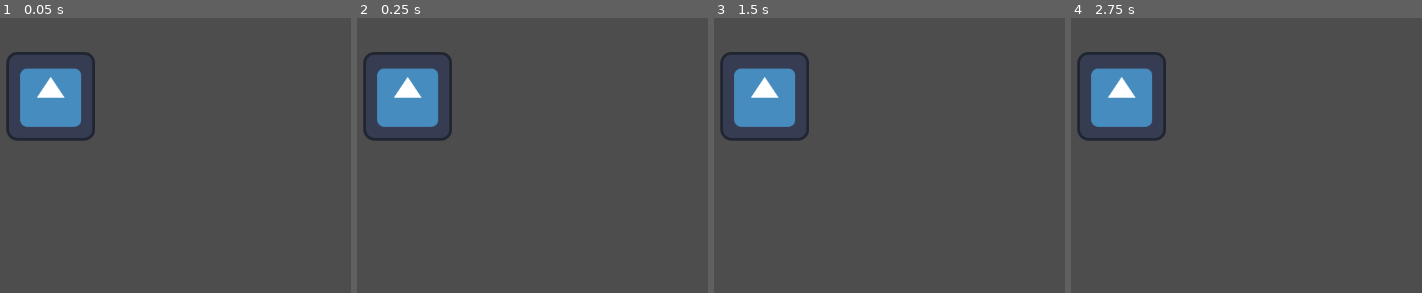
Above: before the commit, frames 1-4 (left to right).
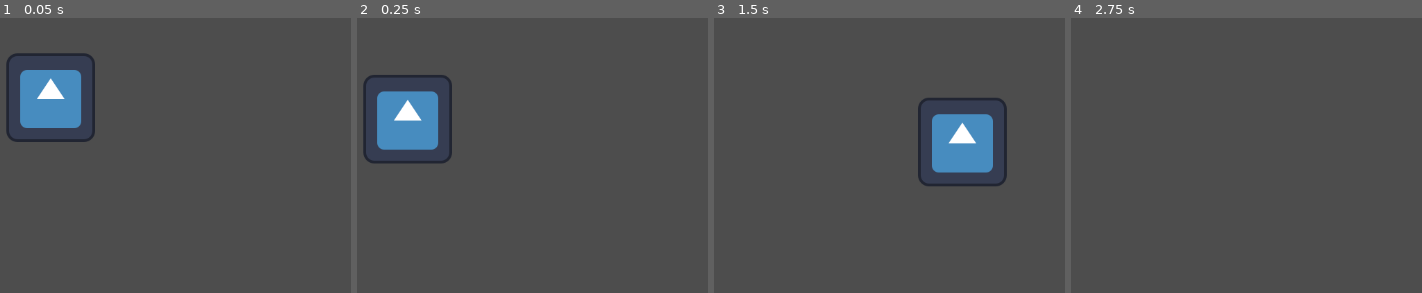
Above: after the commit, the same moments.

Repository: Smoresies/GGJGameJam2024
Game: Godot game, scene res://assets/scenes/level_1.tscn
The game is run twice, just before and just after one commit, with the same random seed, the same clock (stepped at 60 frames per second) and the same inputs. The engine's default icon, where the game draws it, is replaced by a stand-in: a white triangle on a blue panel in a dark square.
Inputs:
- Up to frame 1 (0.05 s): no input
- Up to frame 2 (0.25 s): no input
- Up to frame 3 (1.5 s): hold Right (right, bound only after the commit) from 0.53 s (still down); tap W (jump, bound only after the commit) at 0.6, 0.77, 1.07, 1.35 s
- Up to frame 4 (2.75 s): tap W (jump, bound only after the commit) at 1.52, 1.82, 2.1 s; release Right (right, bound only after the commit) at 2.03 s; hold A (left, bound only after the commit) from 2.03 s (still down)

The runs differ from the first frame. In frame 1, 0.7% of the frame differs, in the area x 1-27%, y 12-46%; in frame 2, 4.4%; in frame 3, 9.4%, in the area x 1-84%, y 12-62%; in frame 4, 4.7%.

Commit message:
Started player controller, added actions for left/right/jump

Diff:
--- a/assets/scenes/level_1.tscn
+++ b/assets/scenes/level_1.tscn
@@ -1,6 +1,7 @@
-[gd_scene load_steps=3 format=3 uid="uid://cgkf1qafujt1a"]
+[gd_scene load_steps=4 format=3 uid="uid://cgkf1qafujt1a"]
 
 [ext_resource type="PackedScene" uid="uid://rdchyi7a67oe" path="res://assets/scenes/player.tscn" id="1_8ggq5"]
+[ext_resource type="Script" path="res://src/player/player_controller.gd" id="2_wmvae"]
 
 [sub_resource type="RectangleShape2D" id="RectangleShape2D_cukg2"]
 size = Vector2(308, 85)
@@ -9,6 +10,7 @@
 
 [node name="Player" parent="." instance=ExtResource("1_8ggq5")]
 position = Vector2(510, 354)
+script = ExtResource("2_wmvae")
 
 [node name="StaticBody2D" type="StaticBody2D" parent="."]
 
--- a/project.godot
+++ b/project.godot
@@ -15,6 +15,28 @@
 config/features=PackedStringArray("4.2", "Mobile")
 config/icon="res://icon.svg"
 
+[input]
+
+left={
+"deadzone": 0.5,
+"events": [Object(InputEventKey,"resource_local_to_scene":false,"resource_name":"","device":-1,"window_id":0,"alt_pressed":false,"shift_pressed":false,"ctrl_pressed":false,"meta_pressed":false,"pressed":false,"keycode":0,"physical_keycode":65,"key_label":0,"unicode":97,"echo":false,"script":null)
+, Object(InputEventKey,"resource_local_to_scene":false,"resource_name":"","device":-1,"window_id":0,"alt_pressed":false,"shift_pressed":false,"ctrl_pressed":false,"meta_pressed":false,"pressed":false,"keycode":0,"physical_keycode":4194319,"key_label":0,"unicode":0,"echo":false,"script":null)
+]
+}
+right={
+"deadzone": 0.5,
+"events": [Object(InputEventKey,"resource_local_to_scene":false,"resource_name":"","device":-1,"window_id":0,"alt_pressed":false,"shift_pressed":false,"ctrl_pressed":false,"meta_pressed":false,"pressed":false,"keycode":0,"physical_keycode":4194321,"key_label":0,"unicode":0,"echo":false,"script":null)
+, Object(InputEventKey,"resource_local_to_scene":false,"resource_name":"","device":-1,"window_id":0,"alt_pressed":false,"shift_pressed":false,"ctrl_pressed":false,"meta_pressed":false,"pressed":false,"keycode":0,"physical_keycode":68,"key_label":0,"unicode":100,"echo":false,"script":null)
+]
+}
+jump={
+"deadzone": 0.5,
+"events": [Object(InputEventKey,"resource_local_to_scene":false,"resource_name":"","device":-1,"window_id":0,"alt_pressed":false,"shift_pressed":false,"ctrl_pressed":false,"meta_pressed":false,"pressed":false,"keycode":0,"physical_keycode":87,"key_label":0,"unicode":119,"echo":false,"script":null)
+, Object(InputEventKey,"resource_local_to_scene":false,"resource_name":"","device":-1,"window_id":0,"alt_pressed":false,"shift_pressed":false,"ctrl_pressed":false,"meta_pressed":false,"pressed":false,"keycode":0,"physical_keycode":4194320,"key_label":0,"unicode":0,"echo":false,"script":null)
+, Object(InputEventKey,"resource_local_to_scene":false,"resource_name":"","device":-1,"window_id":0,"alt_pressed":false,"shift_pressed":false,"ctrl_pressed":false,"meta_pressed":false,"pressed":false,"keycode":0,"physical_keycode":32,"key_label":0,"unicode":32,"echo":false,"script":null)
+]
+}
+
 [rendering]
 
 textures/canvas_textures/default_texture_filter=0
--- /dev/null
+++ b/src/player/player_controller.gd
@@ -0,0 +1,27 @@
+extends CharacterBody2D
+
+@export_category("Character Speed Controls")
+@export var SPEED = 300.0
+@export var JUMP_VELOCITY = -400.0
+
+# Get the gravity from the project settings to be synced with RigidBody nodes.
+var gravity = ProjectSettings.get_setting("physics/2d/default_gravity")
+
+
+func _physics_process(delta):
+	# Add the gravity.
+	if not is_on_floor():
+		velocity.y += gravity * delta
+
+	# Handle jump.
+	if Input.is_action_just_pressed("jump") and is_on_floor():
+		velocity.y = JUMP_VELOCITY
+
+	# Get the input direction and handle the movement/deceleration.
+	var direction = Input.get_axis("left", "right")
+	if direction:
+		velocity.x = direction * SPEED
+	else:
+		velocity.x = move_toward(velocity.x, 0, SPEED)
+
+	move_and_slide()
